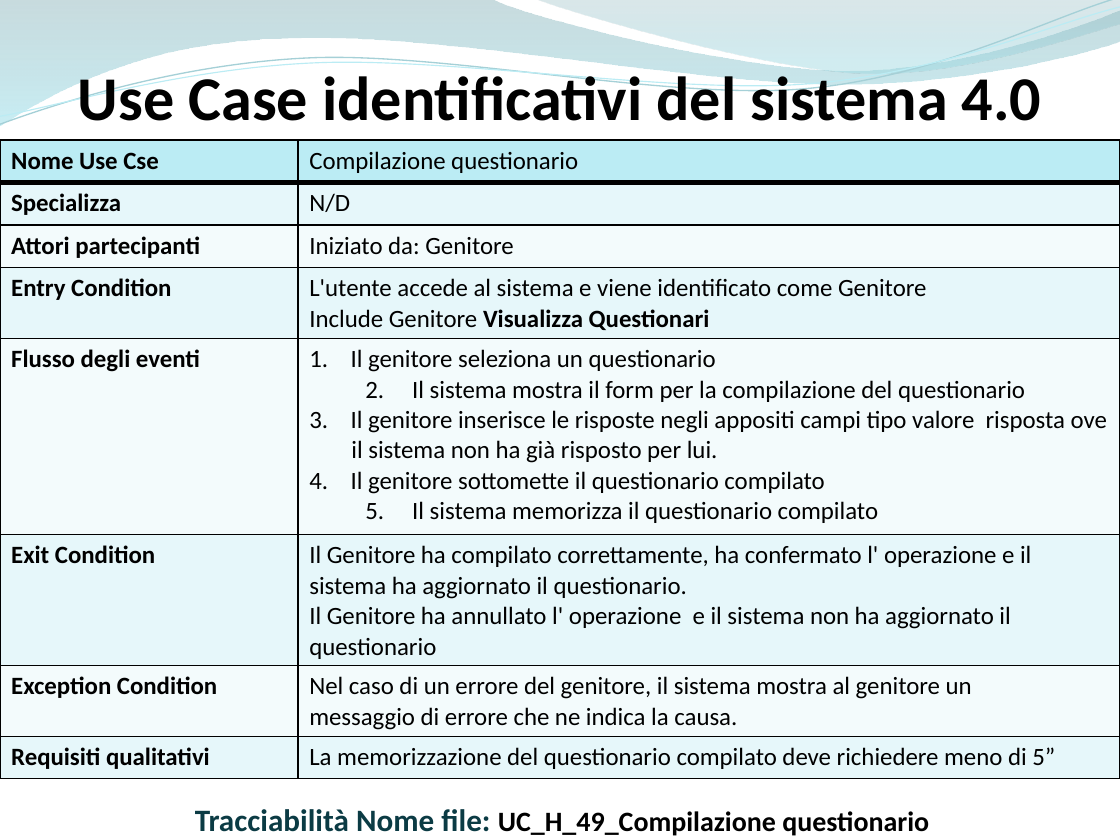
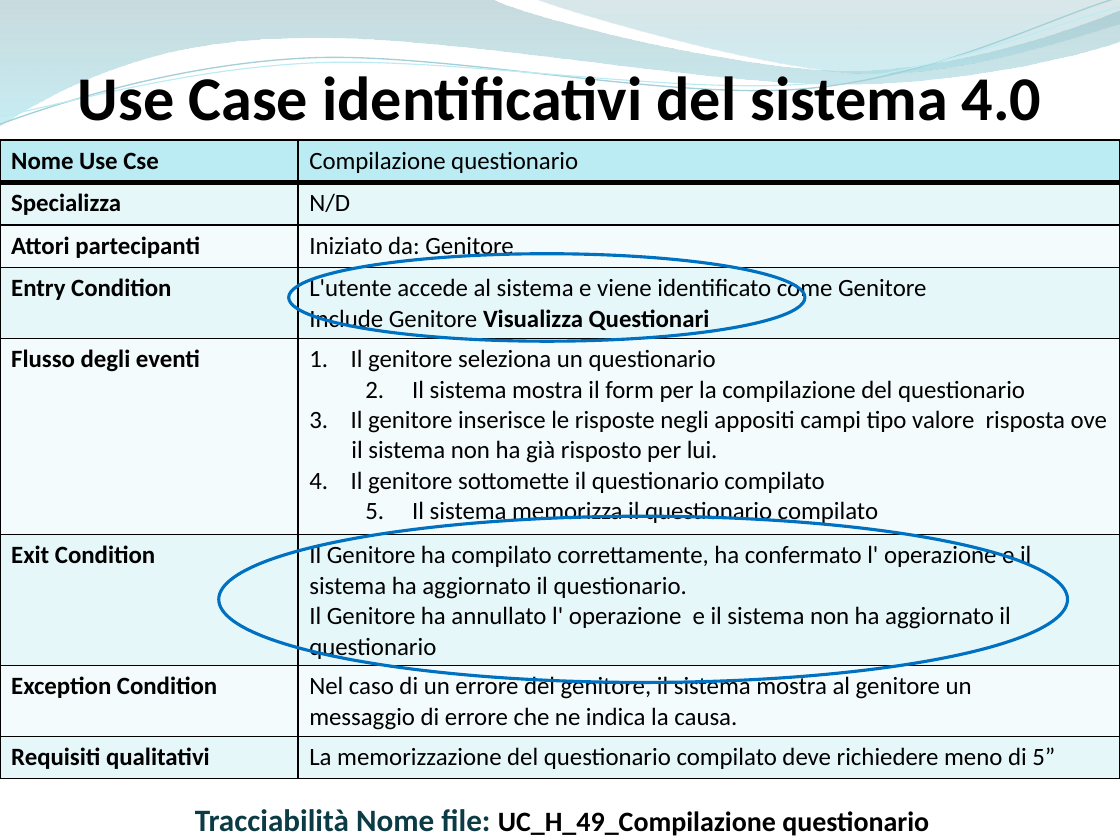
Before and after one commit to ammirate/at-silo, a slide deck: slide 7 of Presentazione/Atsilo3/Atsilo_H_PresentazioneFinale.pptx. Drawn at 1120x840 pixels with LibreOffice and Linux fonts; fonts in the diff are those of the drawing. Boxes give left, top, right and bottom in pixels: in the first picture for what was removed or moved away, otherwise in the second. Text is boxed around its words. In the diff, an @@ line names an element or a change of style, - is before the commit and + after.

```diff
--- a/Presentazione/Atsilo3/Atsilo_H_PresentazioneFinale.pptx
+++ b/Presentazione/Atsilo3/Atsilo_H_PresentazioneFinale.pptx
@@ ellipse added at [289,254,805,342], outline #0070C0 2 pt @@
@@ ellipse added at [218,516,1067,682], outline #0070C0 2 pt @@
```
Also in this commit, not shown: 14 other slides changed.
